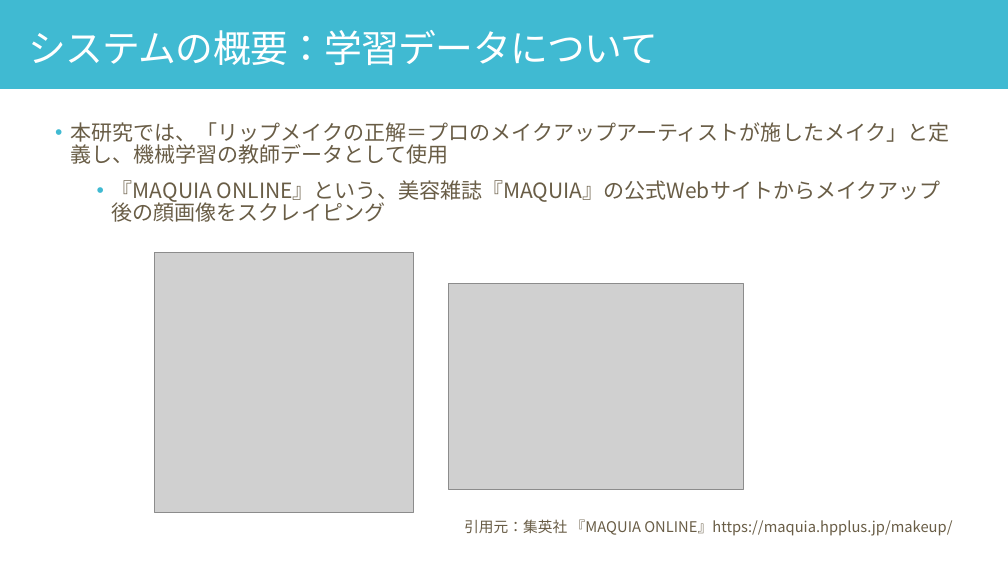
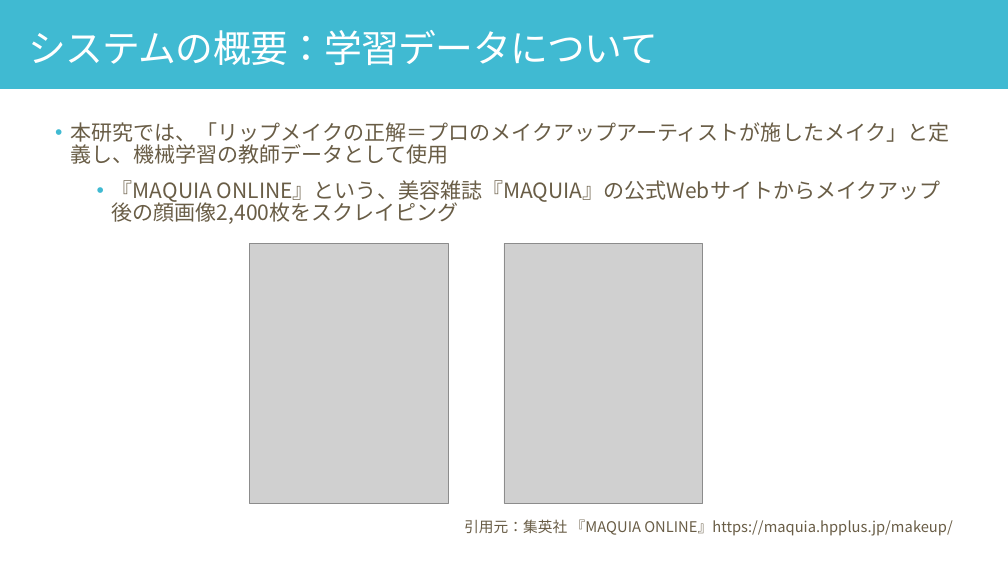
Before and after one commit to yuu5322/sci23, a slide deck: slide 9 of 口頭試問.pptx. Drawn at 1008x567 pixels with LibreOffice and Linux fonts; fonts in the diff are those of the drawing; grey boxes stand for pictures. Boxes give left, top, right and bottom in pixels: in the first picture for what was removed or moved away, otherwise in the second. Text is boxed around its words. In the diff, an @@ line names an element or a change of style, - is before the commit and + after.

```diff
--- a/口頭試問.pptx
+++ b/口頭試問.pptx
@@ text at <box>112,180,941,224</box>: text changed @@
-  • 『MAQUIA ONLINE』という、美容雑誌『MAQUIA』の公式Webサイトからメイクアップ後の顔画像をスクレイピング
+  • 『MAQUIA ONLINE』という、美容雑誌『MAQUIA』の公式Webサイトからメイクアップ後の顔画像2,400枚をスクレイピング
@@ picture: place and size @@
-picture at <box>154,253,414,513</box>
+picture at <box>250,243,448,504</box>
@@ picture: place and size @@
-picture at <box>449,284,743,490</box>
+picture at <box>504,243,703,504</box>
```
Also in this commit, not shown: 10 other slides changed, 4 slides added.
